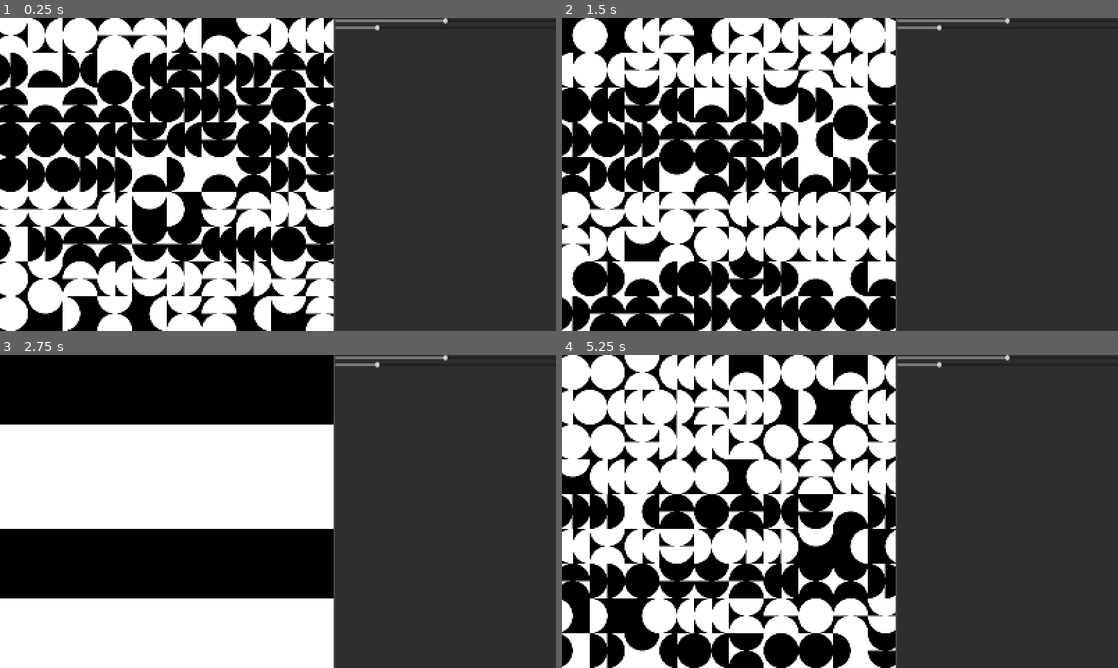
Above: before the commit, frames 1-4 (two rows, left to right).
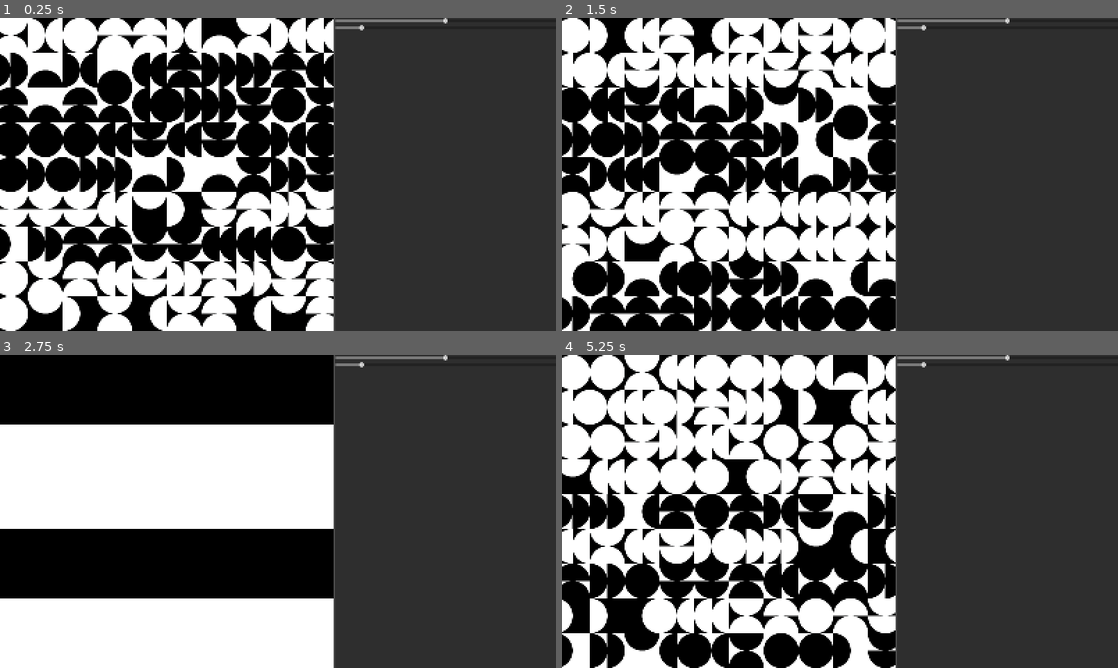
Above: after the commit, the same moments.

Repository: rio-raimundo/Sykora-painting-recreation
Game: Godot game, scene res://scenes/main-scene.tscn
Two runs of this game, one before a commit and one after it. Both use one fixed random seed, a clock stepped at 60 frames per second and the inputs below.
Inputs (mouse positions are in pixels of both pictures, inside the frame that each line leads up to):
- Up to frame 1 (0.25 s): no input
- Up to frame 2 (1.5 s): tap Enter at 0.5 s; move the mouse to (728, 174) at 0.52 s; tap P at 0.6 s; click (728, 174) at 0.67 s; tap Space at 1.25 s; move the mouse to (573, 36) at 1.27 s; hold S from 1.28 s (still down); tap R at 1.35 s; click (573, 36) at 1.42 s
- Up to frame 3 (2.75 s): tap Enter at 2 s; move the mouse to (44, 373) at 2.02 s; release S at 2.03 s; tap H at 2.1 s; click (44, 373) at 2.17 s
- Up to frame 4 (5.25 s): tap Space at 2.75, 4.25 s; move the mouse to (639, 373) at 2.77 s; tap C at 2.85 s; click (639, 373) at 2.92 s; tap Enter at 3.5 s; move the mouse to (678, 373) at 3.52 s; hold S from 3.53 s (still down); tap P at 3.6 s; click (678, 373) at 3.67 s; move the mouse to (712, 373) at 4.27 s; tap R at 4.35 s; click (712, 373) at 4.42 s; move the mouse to (745, 373) at 5.02 s; tap H at 5.1 s; click (745, 373) at 5.17 s

The runs differ from the first frame. In frame 1, less than 0.1% of the frame differs, in the area x 64-69%, y 2-4%; in frame 2, 0.4%; in frame 3, less than 0.1%; in frame 4, 0.6%, in the area x 27-69%, y 0-12%.

Commit message:
Fixed bugs with points generation

Diff:
--- a/scenes/main-scene.tscn
+++ b/scenes/main-scene.tscn
@@ -55,7 +55,7 @@
 
 [node name="CellSizeSlider" type="HSlider" parent="MainLayout/UIHolder/VBoxContainer"]
 layout_mode = 2
-min_value = 10.0
+min_value = 50.0
 max_value = 500.0
 step = 10.0
 value = 100.0
--- a/scripts/grid.gd
+++ b/scripts/grid.gd
@@ -59,26 +59,26 @@
 	# Slight botch, return if no cell size or the viewport size is not bigger than the default of 2px
 	if min_cell_size <= 0 or viewport_size.x <= 2 or viewport_size.y <= 2: return
 
-	# # Figure out what the maximum number of squares that we might need is and save them in the pool
-	# # We want to calculate number of cells as (rows, cols), so first we swap viewport coords (which are x,y)
-	# var viewport_rc = Vector2(viewport_size[1], viewport_size[0])
-	# var max_n_cells = ceil(sqrt(2) * viewport_rc / min_cell_size)
-
-	# # With min cell size of 10, this is 128r * 136c  = 17000. Try it and see? Might have to adjust minimum cell size
-	# # Initialise the cell pool
-	# grid_squares_pool = []  # reset the pool
-	# for row in max_n_cells[0]:
-	# 	grid_squares_pool.append([])
-
-	# 	for col in max_n_cells[1]:
-	# 		var instance = GridSquareScene.instantiate()
-	# 		add_child(instance)
-	# 		instance.setup(
-	# 			Vector2i(row, col),   # ID for the square
-	# 			pattern_map.textures  # references to texture options to draw
-	# 		)
-	# 		instance.square_clicked.connect(_on_grid_square_clicked)
-	# 		grid_squares_pool[row].append(instance)
+	# Figure out what the maximum number of squares that we might need is and save them in the pool
+	# We want to calculate number of cells as (rows, cols), so first we swap viewport coords (which are x,y)
+	var viewport_rc = Vector2(viewport_size[1], viewport_size[0])
+	var max_n_cells = ceil(sqrt(2) * viewport_rc / min_cell_size)
+
+	# With min cell size of 10, this is 128r * 136c  = 17000. Try it and see? Might have to adjust minimum cell size
+	# Initialise the cell pool
+	grid_squares_pool = []  # reset the pool
+	for row in max_n_cells[0]:
+		grid_squares_pool.append([])
+
+		for col in max_n_cells[1]:
+			var instance = GridSquareScene.instantiate()
+			add_child(instance)
+			instance.setup(
+				Vector2i(row, col),   # ID for the square
+				pattern_map.textures  # references to texture options to draw
+			)
+			instance.square_clicked.connect(_on_grid_square_clicked)
+			grid_squares_pool[row].append(instance)
 
 	_generate_all()
 
--- a/scripts/grid_square.gd
+++ b/scripts/grid_square.gd
@@ -57,7 +57,7 @@
 
 	# Initialise collision bounding box using points
 	var bb_shape = ConvexPolygonShape2D.new()
-	if points.is_empty(): bb_shape.points = points  # bb_shape.points is RELATIVE
+	if !points.is_empty(): bb_shape.points = points  # bb_shape.points is RELATIVE
 	bb.shape = bb_shape
 
 func set_pattern(pattern_idx: int):
